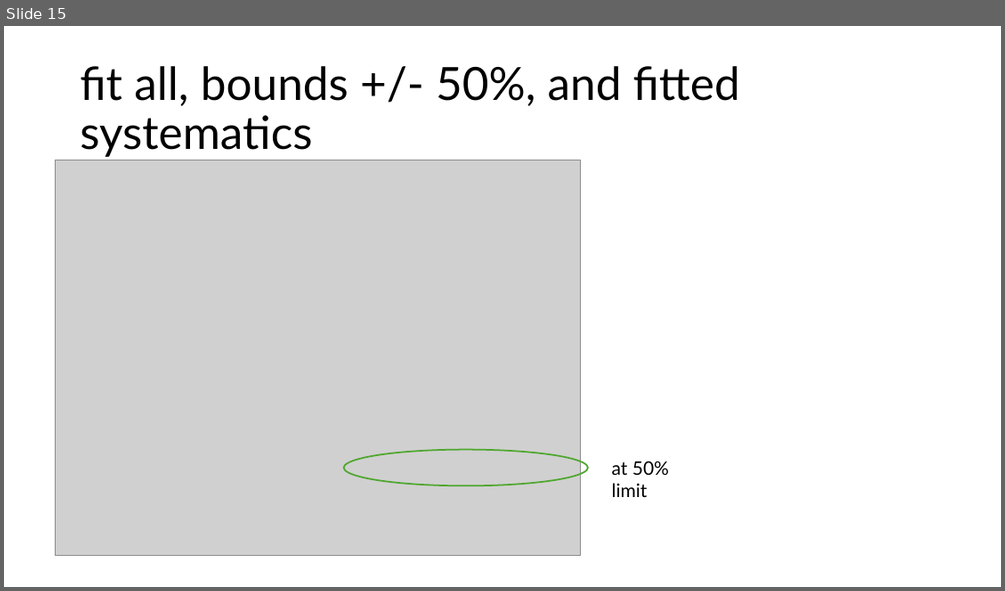
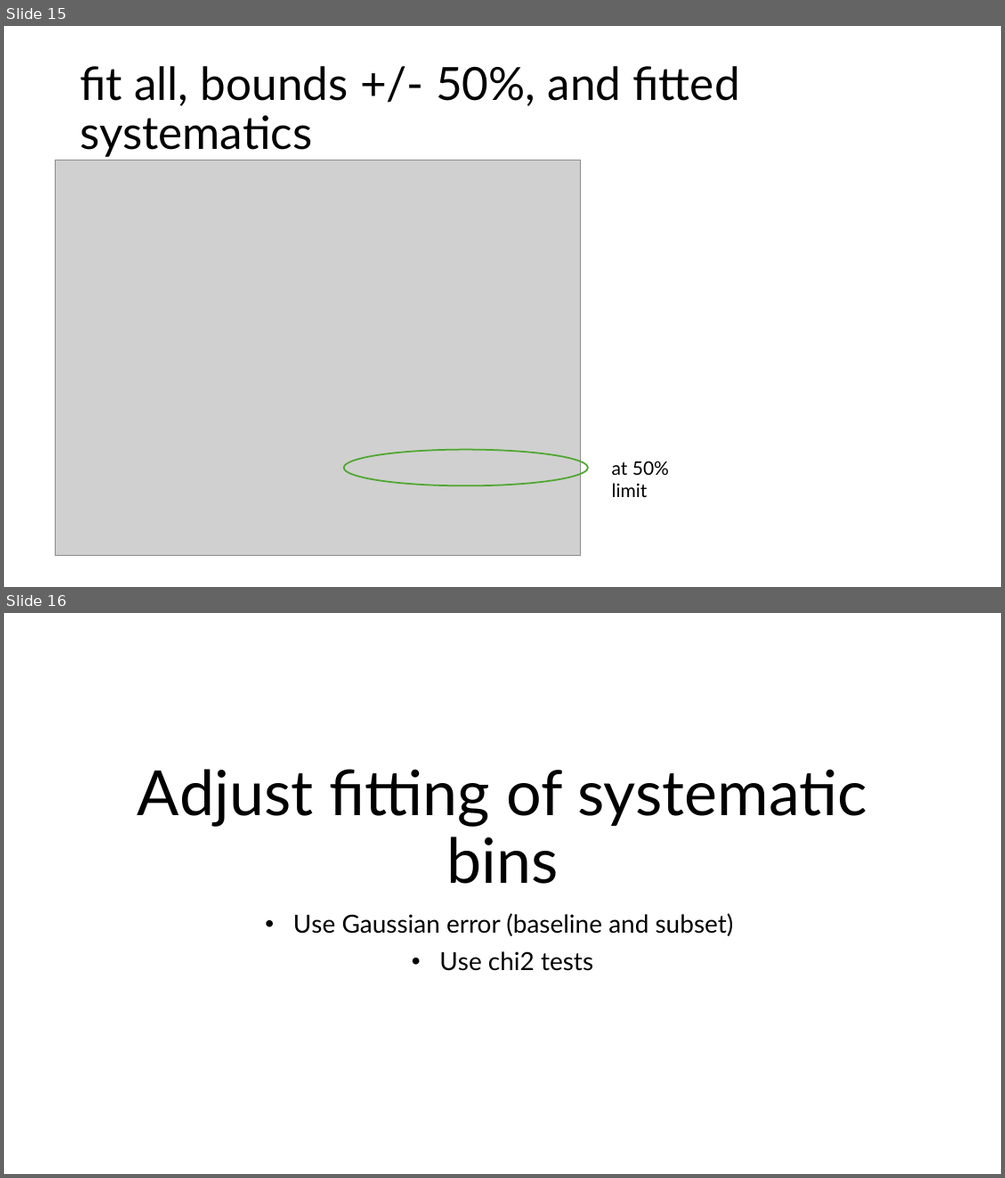
Before and after one commit to pascalgutjahr/presentations, a slide deck: Dortmund Meetings/Update_2025_01_14.pptx. Shown one above the other, each under a label of ours: slide 15 before the commit, slides 15 and 16 after it. The pictures are 1005x591 and 1005x1178 pixels, drawn with LibreOffice and Linux fonts; fonts in the diff are those of the drawing; grey boxes stand for pictures. Boxes give left, top, right and bottom in pixels: in the first picture for what was removed or moved away, otherwise in the second. Text is boxed around its words. In the diff, an @@ line names an element or a change of style, - is before the commit and + after.

```diff
--- a/Dortmund Meetings/Update_2025_01_14.pptx
+++ b/Dortmund Meetings/Update_2025_01_14.pptx
@@ slide 16 added at [4,613,1001,1174], background #FFFFFF @@
@@ title added at [138,769,867,884], 60 pt, text #000000 @@
+Adjust fitting of systematic bins
@@ subtitle added at [293,913,734,971], 24 pt, text #000000 @@
+• Use Gaussian error (baseline and subset)
+• Use chi2 tests
```
Also in this commit, not shown: 1 other slide added.
